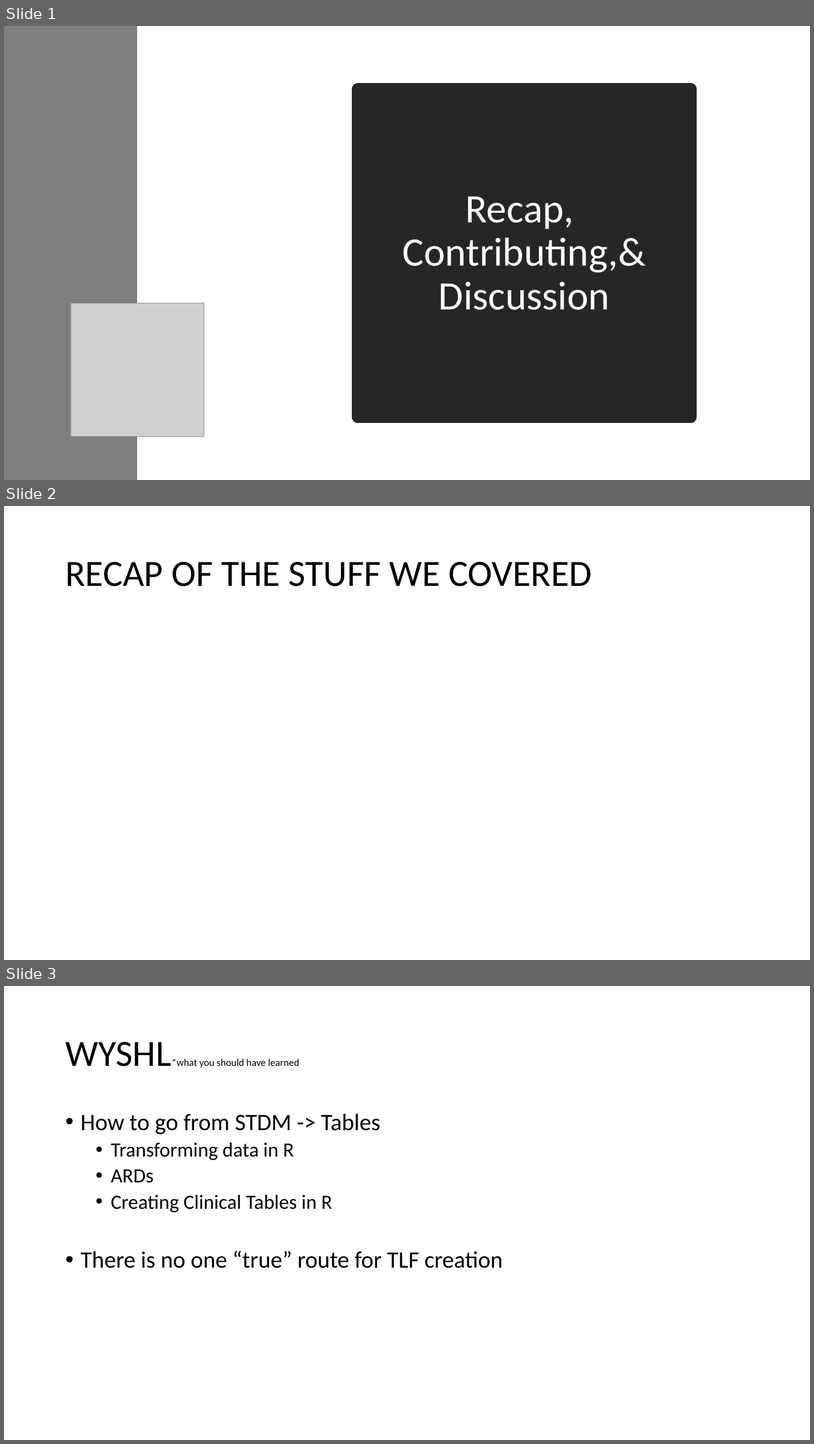
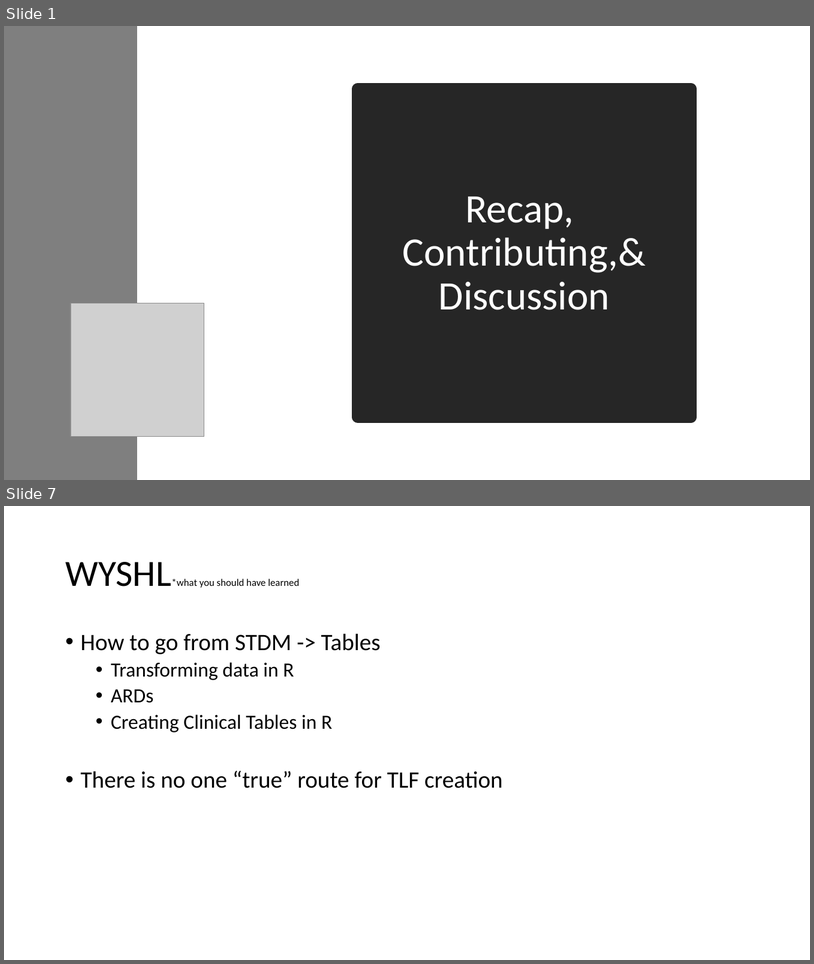
Before and after one commit to posit-conf-2024/pharmaverse, a slide deck: materials/4-Recap_Pharmaverse_Workshop/Contributing_to_the_Pharmaverse_and_Recap.pptx. Shown one above the other, each under a label of ours: slides 1, 2 and 3 before the commit, slides 1 and 7 after it; the slides between them are not shown. The pictures are 814x1444 and 814x964 pixels, drawn with LibreOffice and Linux fonts; fonts in the diff are those of the drawing; grey boxes stand for pictures. Boxes give left, top, right and bottom in pixels: in the first picture for what was removed or moved away, otherwise in the second. Text is boxed around its words. In the diff, an @@ line names an element or a change of style, - is before the commit and + after.

```diff
--- a/materials/4-Recap_Pharmaverse_Workshop/Contributing_to_the_Pharmaverse_and_Recap.pptx
+++ b/materials/4-Recap_Pharmaverse_Workshop/Contributing_to_the_Pharmaverse_and_Recap.pptx
@@ slide 2 removed at box(4, 506, 810, 960), background #FFFFFF @@
@@ title removed at box(65, 562, 592, 586) @@
-RECAP OF THE STUFF WE COVERED
@@ what was slide 3 is now slide 7 @@
```
Also in this commit, not shown: 5 slides added.
